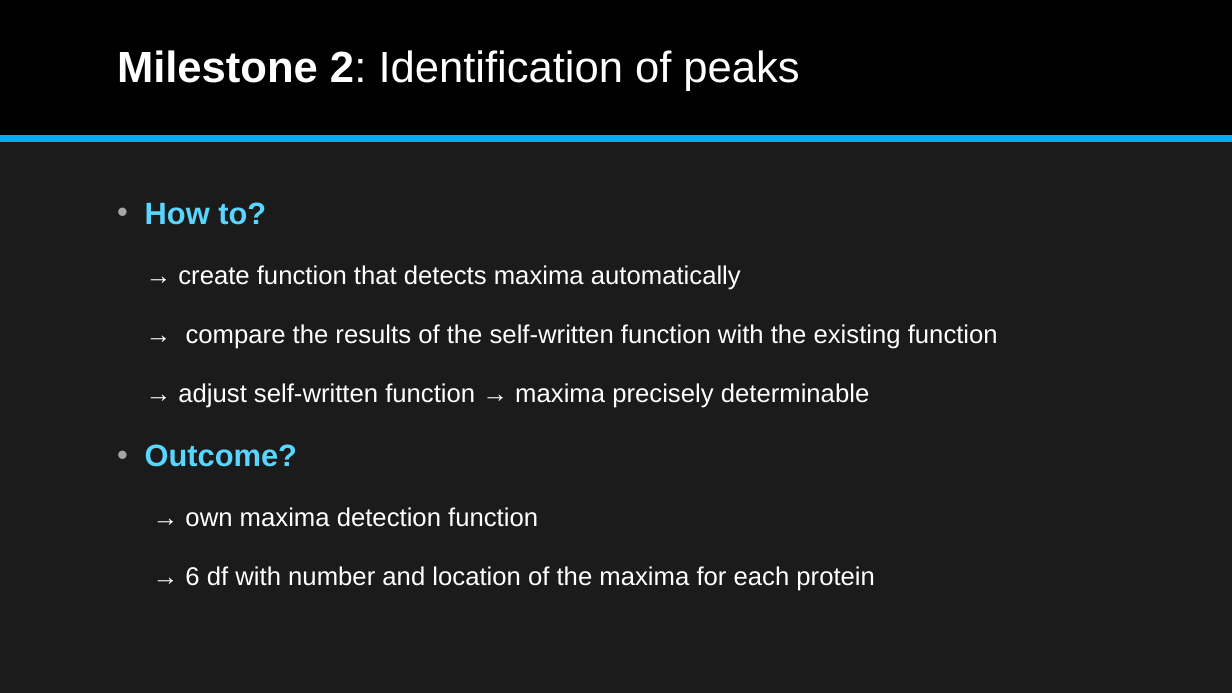
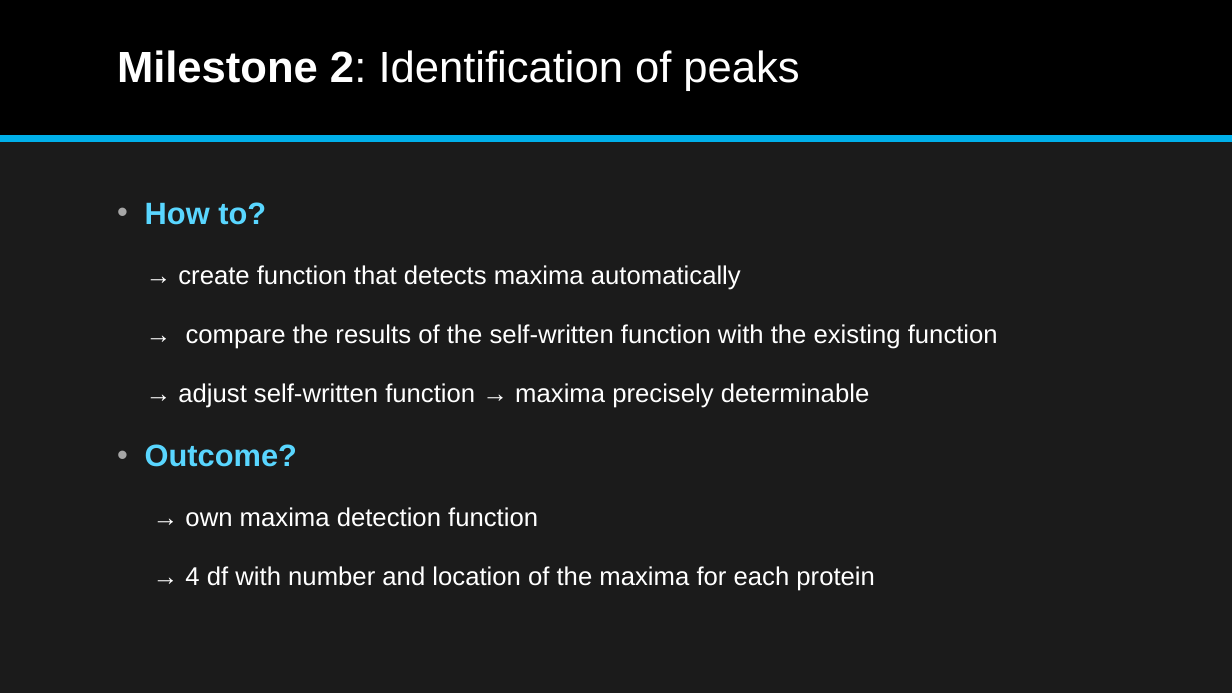
Before and after one commit to datascience-mobi-2022/2022-topic-03-team-04, a slide deck: slide 10 of DatenAnalyseSS22_final.pptx. Drawn at 1232x693 pixels with LibreOffice and Linux fonts; fonts in the diff are those of the drawing. Boxes give left, top, right and bottom in pixels: in the first picture for what was removed or moved away, otherwise in the second. Text is boxed around its words. In the diff, an @@ line names an element or a change of style, - is before the commit and + after.

```diff
--- a/DatenAnalyseSS22_final.pptx
+++ b/DatenAnalyseSS22_final.pptx
@@ text at [185, 566, 875, 591]: text changed @@
-→ 6 df with number and location of the maxima for each protein
+→ 4 df with number and location of the maxima for each protein
```
Also in this commit, not shown: 5 other slides changed.
